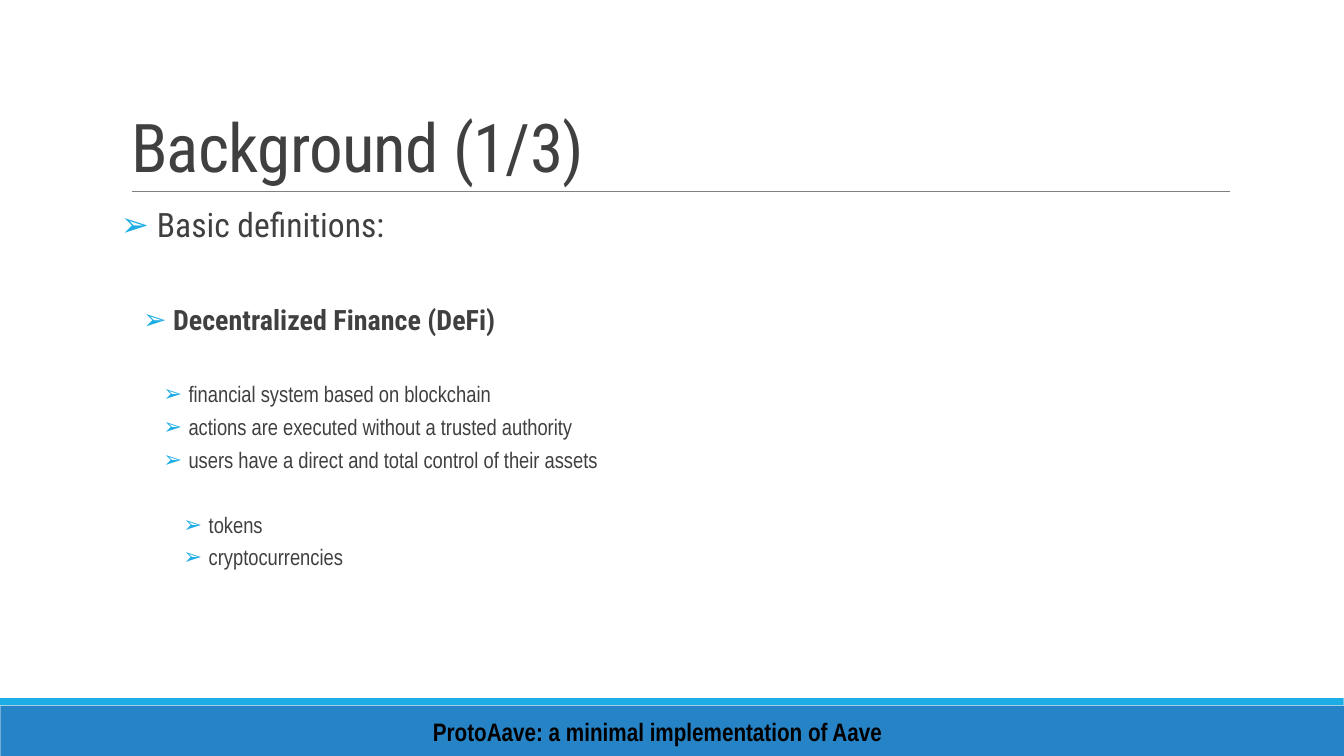
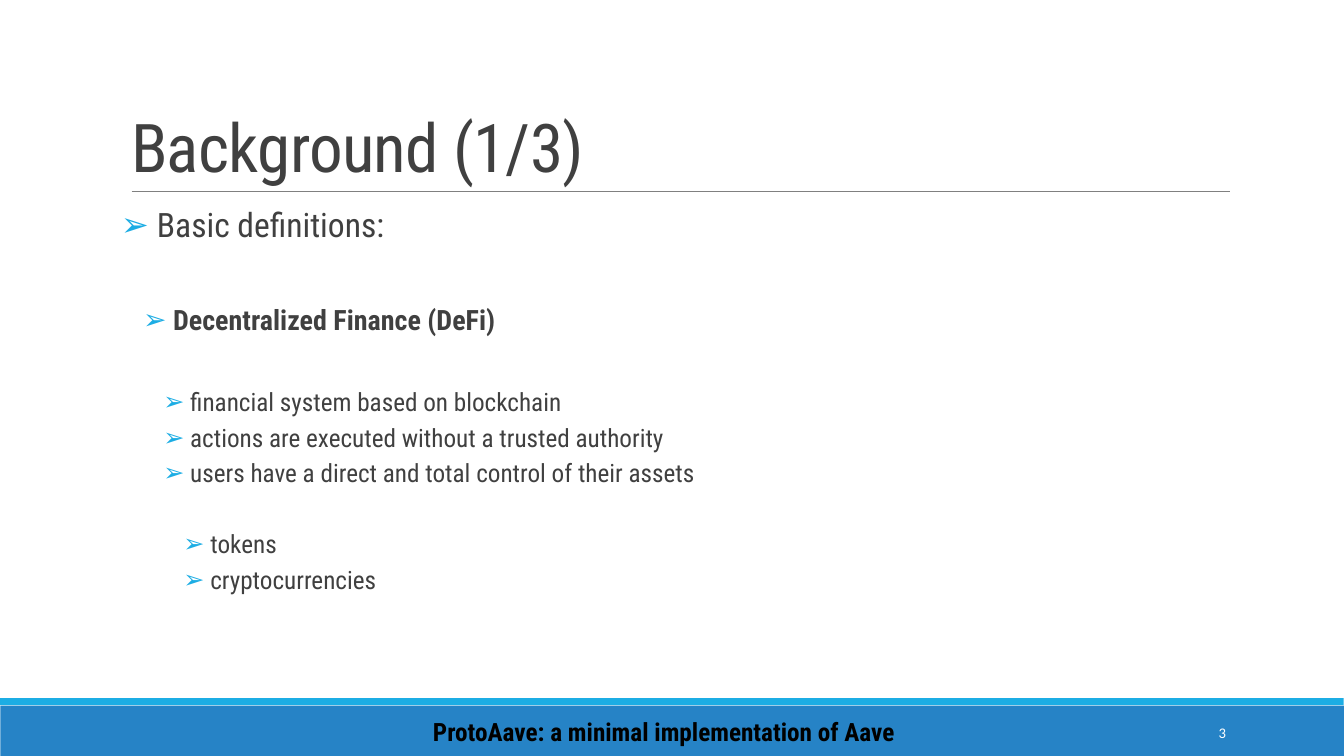
Before and after one commit to enricopiseddu/lendingPool, a slide deck: slide 3 of presentation.pptx. Drawn at 1344x756 pixels with LibreOffice and Linux fonts; fonts in the diff are those of the drawing. Boxes give left, top, right and bottom in pixels: in the first picture for what was removed or moved away, otherwise in the second. Text is boxed around its words. In the diff, an @@ line names an element or a change of style, - is before the commit and + after.

```diff
--- a/presentation.pptx
+++ b/presentation.pptx
@@ text at box(190, 392, 695, 595): size 16 to 18 pt, font Arial Narrow to Roboto Condensed in "financial system based on blockchain", "actions are executed without a trusted authority", "users have a direct and total control ...", "tokens" and 1 more places @@
@@ text "ProtoAave: a minimal implementation of ..." at box(433, 722, 894, 746): font Arial Narrow to Roboto Condensed @@
@@ page number added at box(1219, 728, 1226, 738), 10.5 pt, text #FFFFFF @@
+3
```
Also in this commit, not shown: 15 other slides changed.
